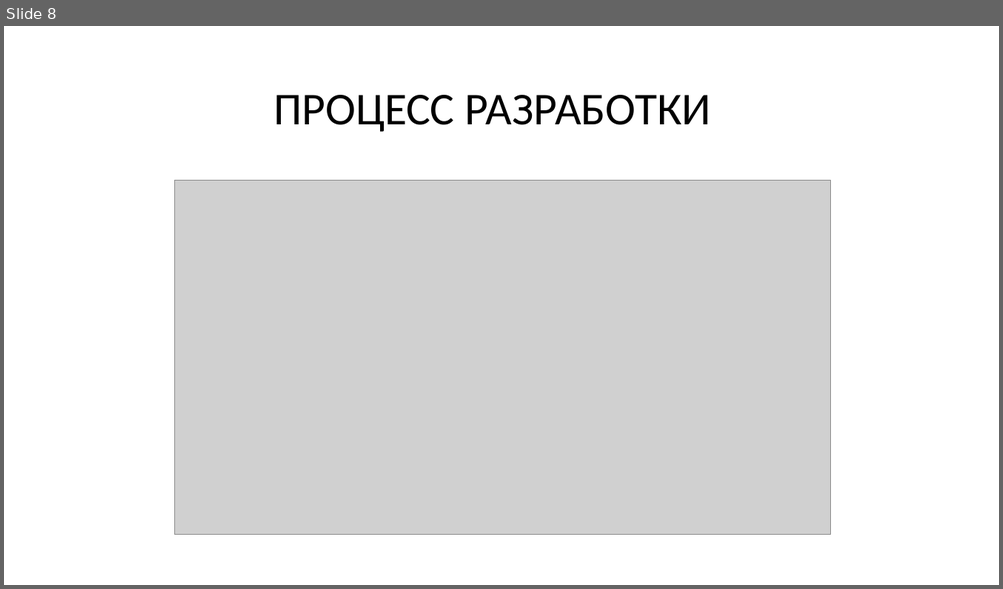
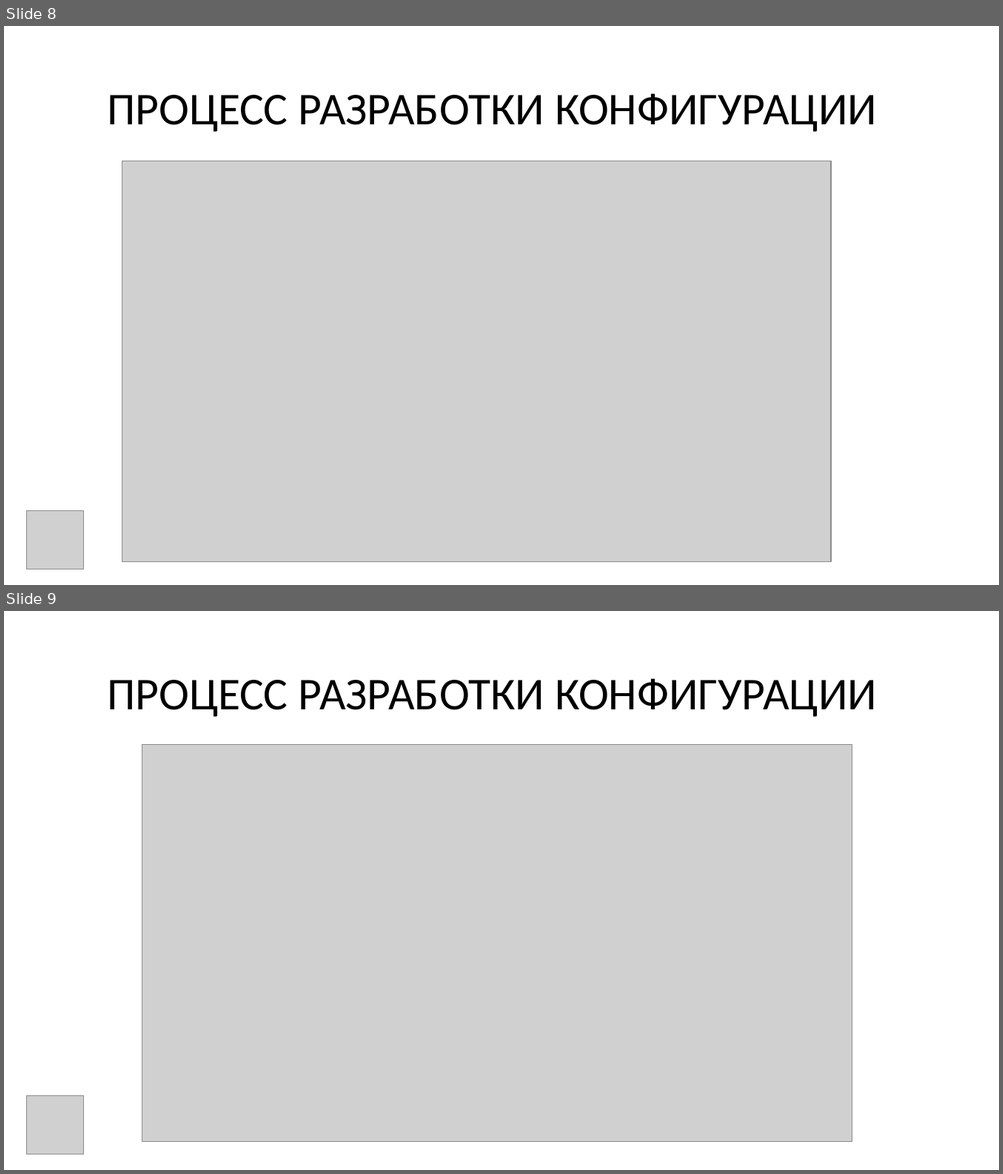
Before and after one commit to joyzen0/VKR, a slide deck: ВКР/Ерохин_ВКР.pptx. Shown one above the other, each under a label of ours: slide 8 before the commit, slides 8 and 9 after it. The pictures are 1003x589 and 1003x1174 pixels, drawn with LibreOffice and Linux fonts; fonts in the diff are those of the drawing; grey boxes stand for pictures. Boxes give left, top, right and bottom in pixels: in the first picture for what was removed or moved away, otherwise in the second. Text is boxed around its words. In the diff, an @@ line names an element or a change of style, - is before the commit and + after.

```diff
--- a/ВКР/Ерохин_ВКР.pptx
+++ b/ВКР/Ерохин_ВКР.pptx
@@ slide 9 added at [4, 611, 999, 1170], background #FFFFFF @@
@@ title added at [108, 678, 876, 717], 44 pt, text #000000 @@
+ПРОЦЕСС РАЗРАБОТКИ КОНФИГУРАЦИИ
@@ picture added at [142, 744, 852, 1142] @@
@@ picture added at [26, 1096, 84, 1155] @@
@@ slide 8 changed as well @@
@@ title at [108, 93, 876, 132]: text changed @@
-ПРОЦЕСС РАЗРАБОТКИ
+ПРОЦЕСС РАЗРАБОТКИ КОНФИГУРАЦИИ
@@ picture: place and size @@
-picture at [175, 181, 831, 536]
+picture at [122, 161, 831, 562]
@@ picture added at [26, 511, 84, 570] @@
```
Also in this commit, not shown: 6 other slides changed, 3 other slides added, 2 slides removed, 3 other files.
